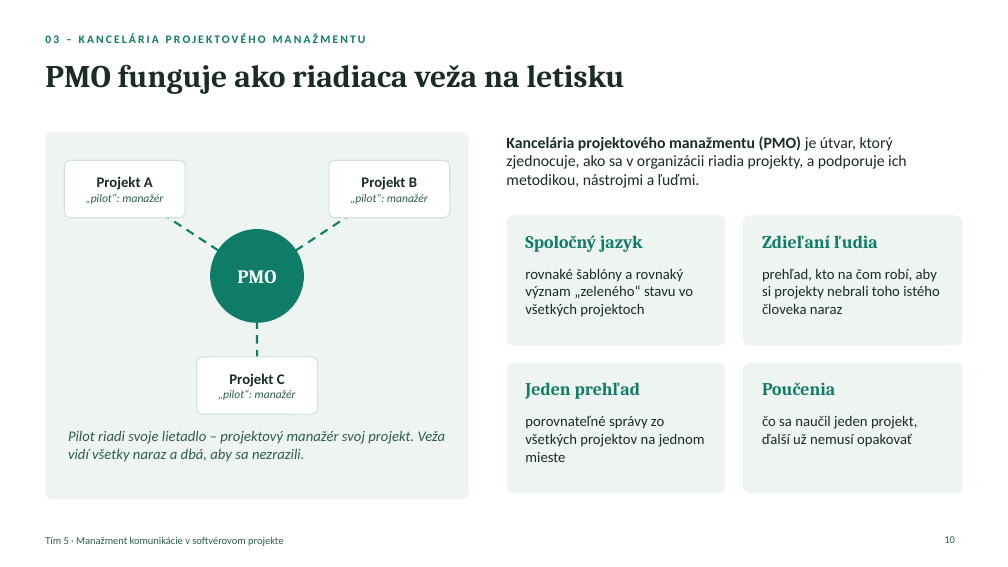
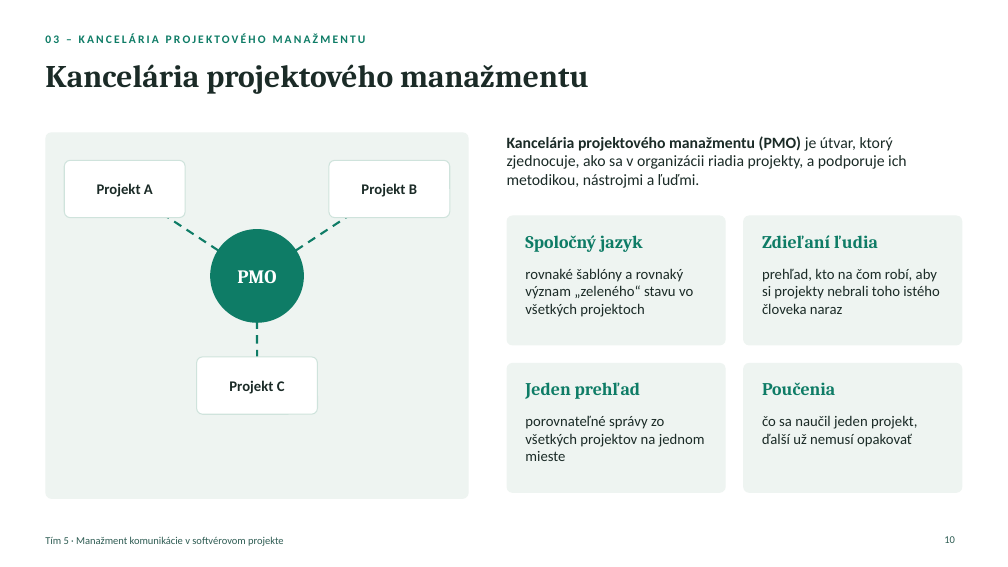
Before and after one commit to ADAMUSSO/MTS, a slide deck: slide 10 of Prezentacie/Manažment komunikácie – vysvetľujúca prezentácia.pptx. Drawn at 1008x567 pixels with LibreOffice and Linux fonts; fonts in the diff are those of the drawing. Boxes give left, top, right and bottom in pixels: in the first picture for what was removed or moved away, otherwise in the second. Text is boxed around its words. In the diff, an @@ line names an element or a change of style, - is before the commit and + after.

```diff
--- a/Prezentacie/Manažment komunikácie – vysvetľujúca prezentácia.pptx
+++ b/Prezentacie/Manažment komunikácie – vysvetľujúca prezentácia.pptx
@@ title at (x1=45, y1=64, x2=589, y2=94): text changed @@
-PMO funguje ako riadiaca veža na letisku
+Kancelária projektového manažmentu
@@ text at (x1=86, y1=194, x2=163, y2=204): paragraph removed @@
-„pilot“: manažér
@@ text at (x1=351, y1=194, x2=428, y2=204): paragraph removed @@
-„pilot“: manažér
@@ text at (x1=218, y1=390, x2=296, y2=400): paragraph removed @@
-„pilot“: manažér
@@ text removed at (x1=68, y1=430, x2=446, y2=462) @@
-Pilot riadi svoje lietadlo – projektový manažér svoj projekt. Veža vidí všetky naraz a dbá, aby sa nezrazili.
```
Also in this commit, not shown: 10 other slides changed, 2 other files.
